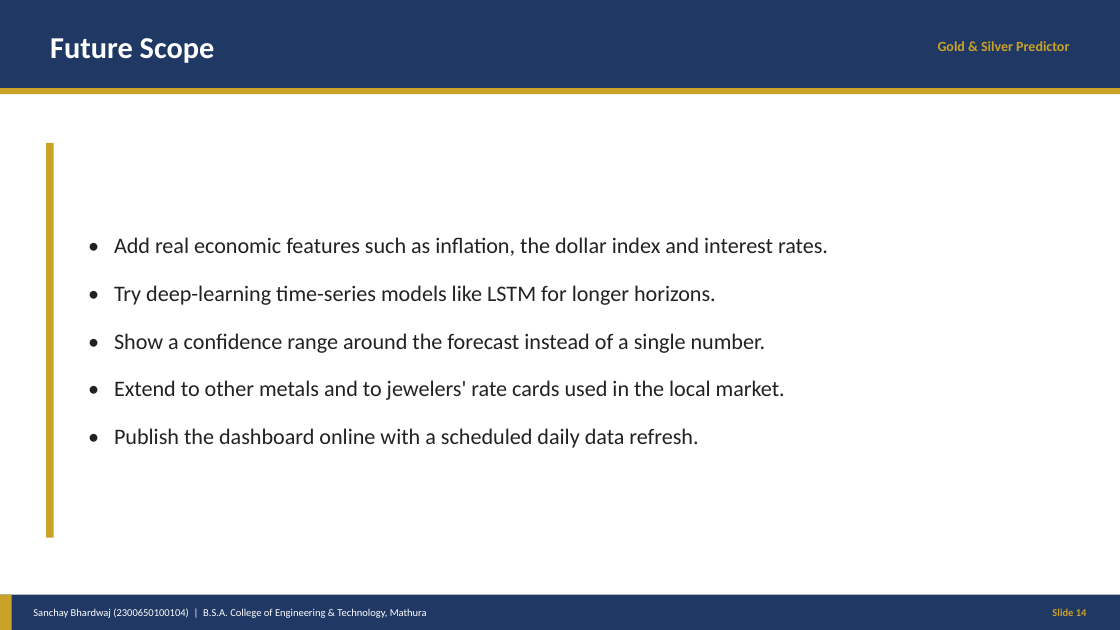
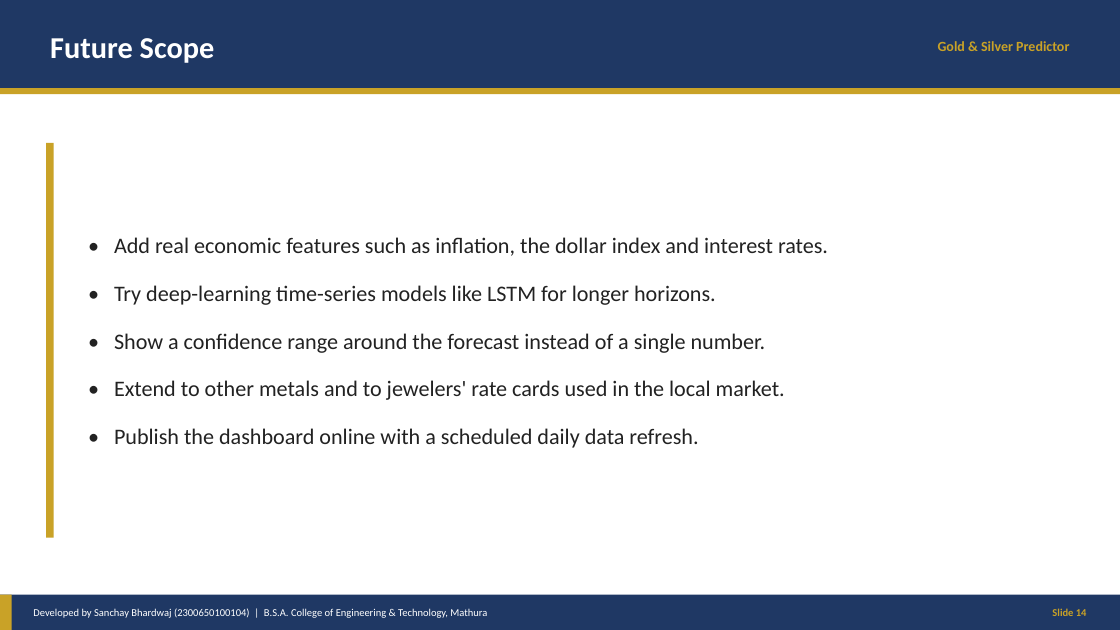
Before and after one commit to sanchaybhardwaj411-alt/gold-price-prediction, a slide deck: slide 14 of docs/Gold-Price-Prediction-Presentation.pptx. Drawn at 1120x630 pixels with LibreOffice and Linux fonts; fonts in the diff are those of the drawing. Boxes give left, top, right and bottom in pixels: in the first picture for what was removed or moved away, otherwise in the second. Text is boxed around its words. In the diff, an @@ line names an element or a change of style, - is before the commit and + after.

```diff
--- a/docs/Gold-Price-Prediction-Presentation.pptx
+++ b/docs/Gold-Price-Prediction-Presentation.pptx
@@ text at box(33, 608, 487, 618): text changed @@
-Sanchay Bhardwaj (2300650100104) | B.S.A. College of Engineering & Technology, Mathura
+Developed by Sanchay Bhardwaj (2300650100104) | B.S.A. College of Engineering & Technology, Mathura
```
Also in this commit, not shown: 12 other slides changed, 9 other files.
